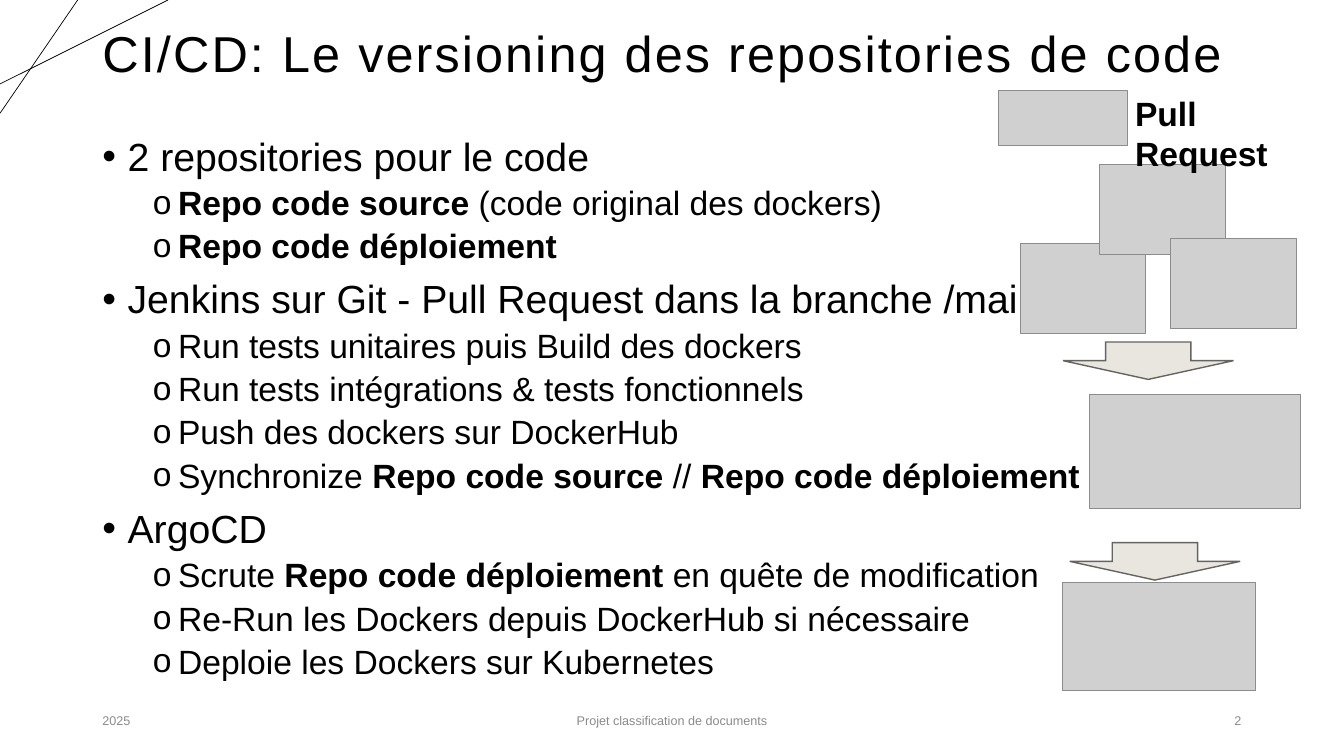
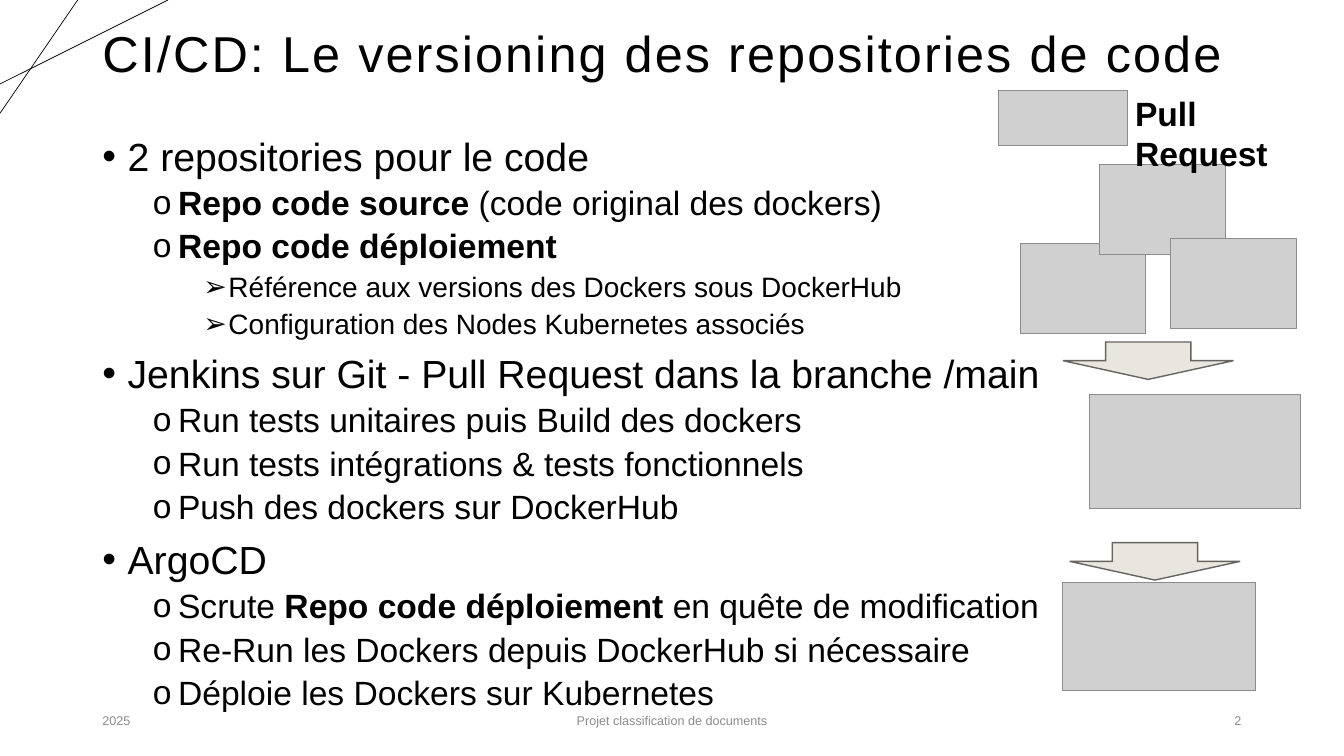
Before and after one commit to karned-formation/SEP24-MLOPS-SAKE, a slide deck: slide 2 of report/Projet_classification_MLOps_Partie4_Killian.pptx. Drawn at 1344x756 pixels with LibreOffice and Linux fonts; fonts in the diff are those of the drawing; grey boxes stand for pictures. Boxes give left, top, right and bottom in pixels: in the first picture for what was removed or moved away, otherwise in the second. Text is boxed around its words. In the diff, an @@ line names an element or a change of style, - is before the commit and + after.

Commit message:
Amélioration des slides sur la partie déploiement

```diff
--- a/report/Projet_classification_MLOps_Partie4_Killian.pptx
+++ b/report/Projet_classification_MLOps_Partie4_Killian.pptx
@@ text at box(228, 276, 901, 339): paragraphs added @@
+    ➢ Référence aux versions des Dockers sous DockerHub
+    ➢ Configuration des Nodes Kubernetes associés
@@ text at box(178, 463, 1080, 495): paragraph removed @@
-  o Synchronize Repo code source // Repo code déploiement
@@ text at box(178, 680, 714, 712): text changed @@
-  o Deploie les Dockers sur Kubernetes
+  o Déploie les Dockers sur Kubernetes
```
Also in this commit, not shown: 1 other slide changed.
